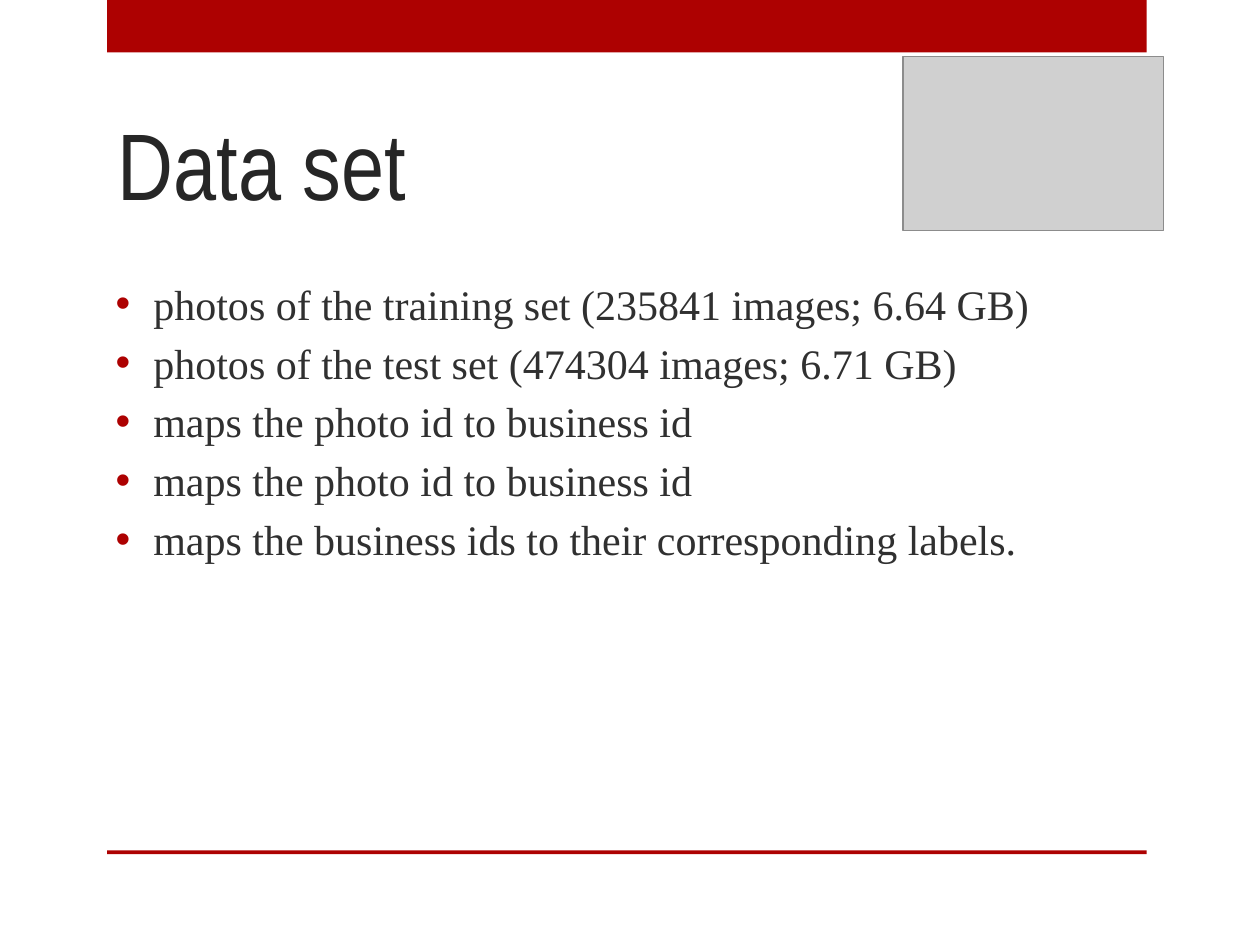
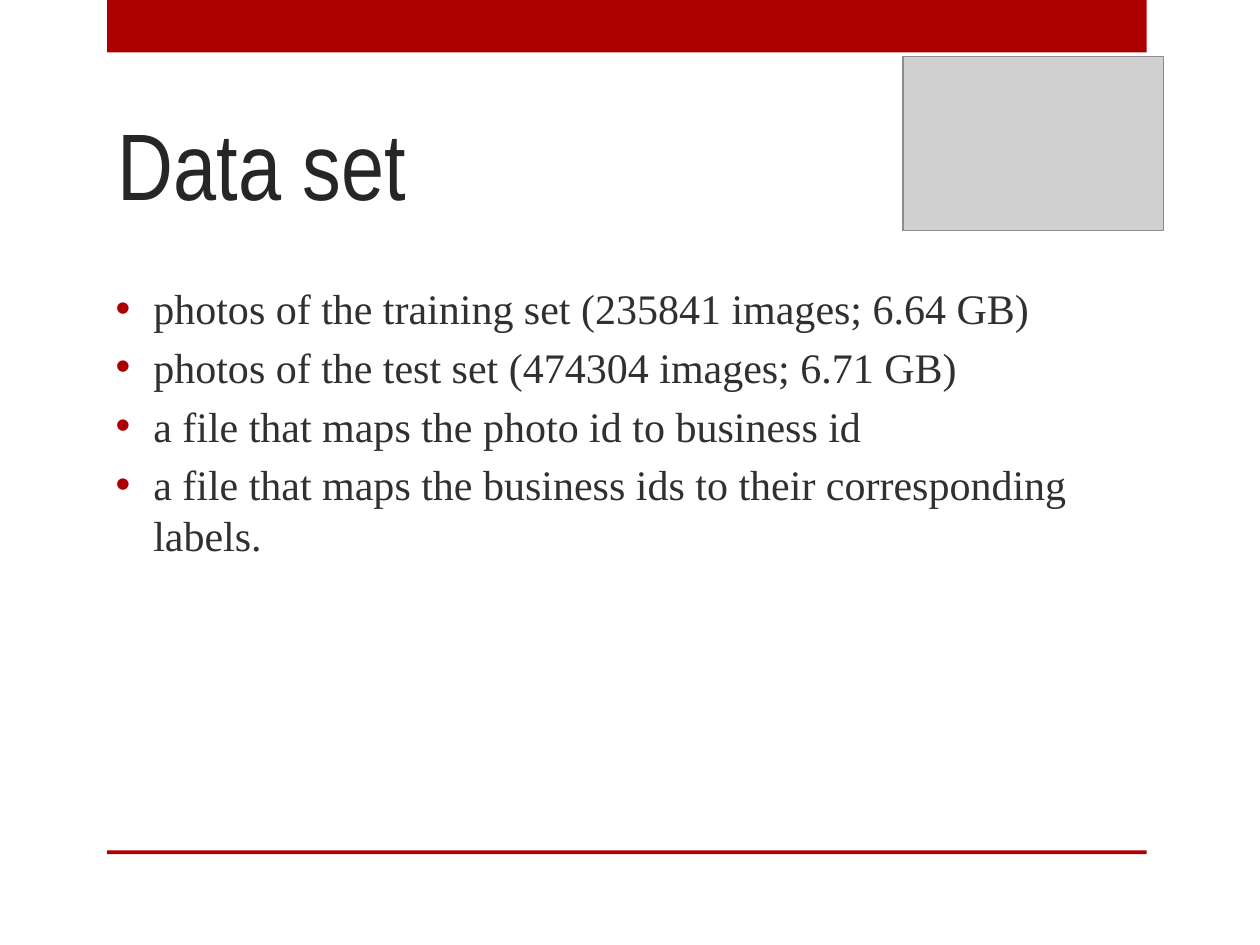
Before and after one commit to AnyaRum/Data_science_intensive_capstone_project, a slide deck: slide 5 of Yelp_capstone_project.pptx. Drawn at 1260x945 pixels with LibreOffice and Linux fonts; fonts in the diff are those of the drawing; grey boxes stand for pictures; background and template pictures are left out. Boxes give left, top, right and bottom in pixels: in the first picture for what was removed or moved away, otherwise in the second. Text is boxed around its words. In the diff, an @@ line names an element or a change of style, - is before the commit and + after.

Commit message:
Fixed typos in the presentation

```diff
--- a/Yelp_capstone_project.pptx
+++ b/Yelp_capstone_project.pptx
@@ text at bbox=[153, 412, 1066, 552]: text changed @@
-• maps the photo id to business id
-• maps the photo id to business id
-• maps the business ids to their corresponding labels.
+• a file that maps the photo id to business id
+• a file that maps the business ids to their corresponding labels.
```
Also in this commit, not shown: 1 other slide changed, 1 other file.
